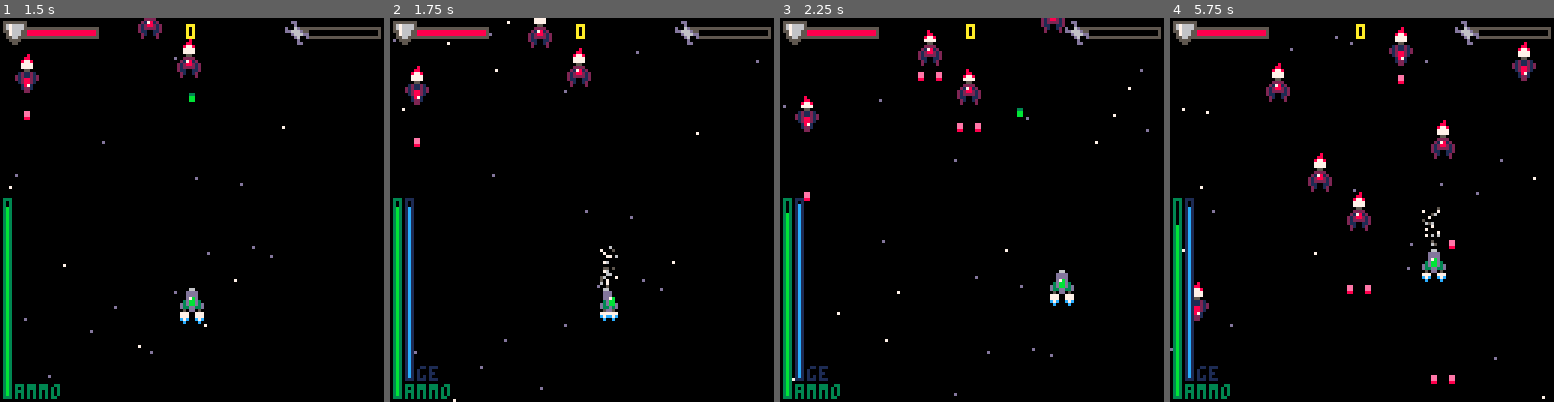
Above: before the commit, frames 1-4 (left to right).
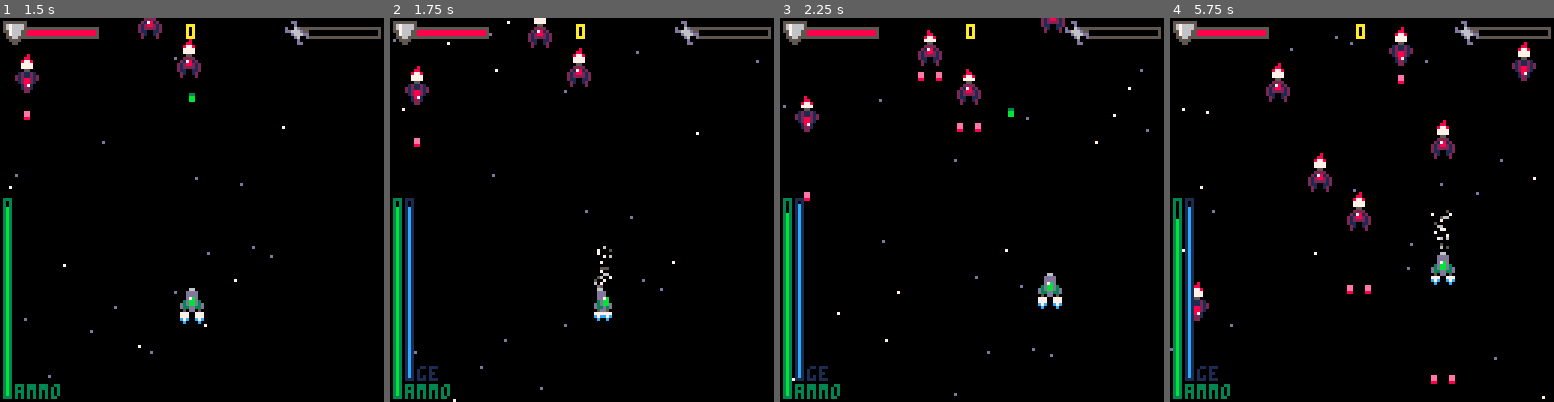
Above: after the commit, the same moments.

Repository: Sreaz0ne/the-recycler-p8
Game: PICO-8 cartridge the_recycler.p8
Two runs of this game, one before a commit and one after it. Both use one fixed random seed, a clock stepped at 60 frames per second and the inputs below.
Inputs:
- Up to frame 1 (1.5 s): tap X (X key) at 0.33, 1.07 s; tap O (Z key) at 0.7 s
- Up to frame 2 (1.75 s): hold Right from 1.6 s (still down); tap O (Z key) at 1.7 s
- Up to frame 3 (2.25 s): tap X (X key) at 1.85 s; release Right at 2.1 s; tap O (Z key) at 2.1 s; hold Up from 2.15 s (still down)
- Up to frame 4 (5.75 s): release Up at 2.42 s; hold Right 2.47-3.03 s; tap O (Z key) every 0.4 s from 2.5 to 5.7 s; tap X (X key) at 2.97, 4.08, 5.2 s; hold Left 3.08-3.58 s; hold Down 3.63-3.97 s; hold Right 4.02-4.68 s; hold Up 4.73-5.03 s; hold Left 5.08-5.68 s; hold Down from 5.73 s (still down)

Frame 1 is identical in both runs. In frame 2, 0.6% of the frame differs, in the area x 53-60%, y 59-79%; in frame 3, 0.7%; in frame 4, 0.8%, in the area x 1-75%, y 49-70%.

Commit message:
Player is slowed down when vacuuming

Diff:
--- a/the_recycler.p8
+++ b/the_recycler.p8
@@ -236,13 +236,15 @@
 	plyr={
 		x=60,
 		y=90,
-		speed=1,
+		speed=0.95,
+		vspeed=0.50,
+		nspeed=0.95,
 		hp=3,
 		hpmax=3,
 		box={x1=2,x2=5,y1=1,y2=6},
 		sprt=0,
 		flamespr=16,
-		timetoshoot=11,
+		timetoshoot=12,
 		invul=0,
 		ammo=30,
 		ammomax=30,
@@ -303,8 +305,7 @@
 	and isvcm==0
 	and plyr.ammo>0 then
 		shoot(plyr,0)
-		plyr.timetoshoot=8
-
+		plyr.timetoshoot=12
 		isshting=1
 	end
 	if (btn(❎)==false) isshting=0
@@ -763,6 +764,8 @@
 function updt_vcm()
 	if (plyr.hp<=0) isvcm=0
 
+	if (isvcm==0) plyr.speed=plyr.nspeed
+
 	if isvcm==0
 	and vcm.energy<vcm.gemax then
 		vcm.energy+=vcm.chargspeed
@@ -773,6 +776,7 @@
 	end
 
 	if isvcm==1 then
+		plyr.speed=plyr.vspeed
 		vcm.energy-=vcm.dischargspeed
 		vcm.x=plyr.x
 		vcm.y=plyr.y-vcm.box.y2-1
